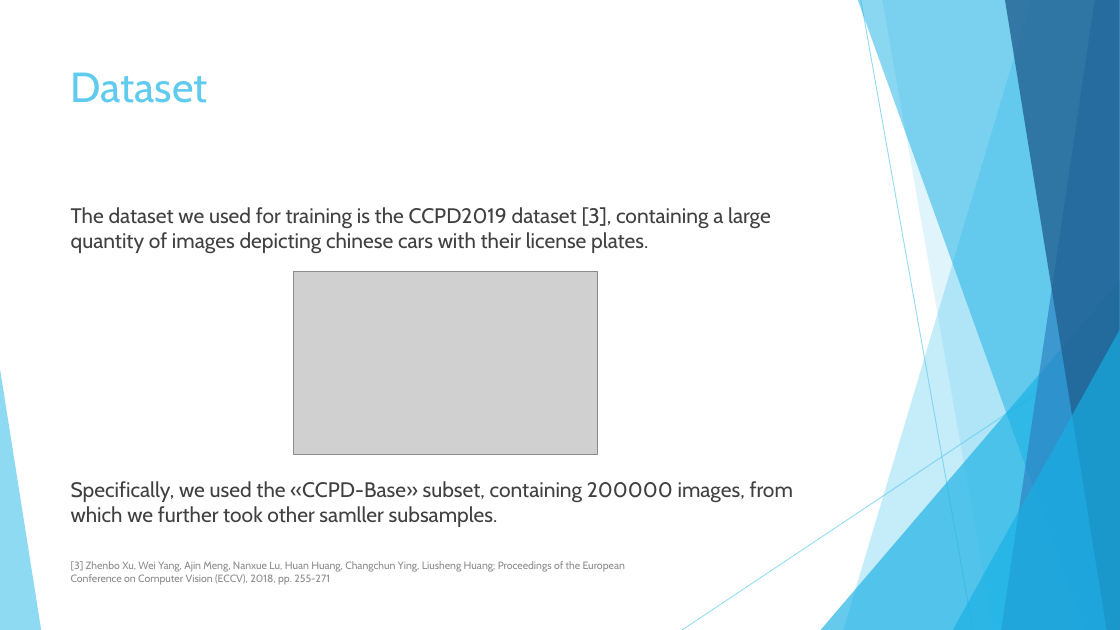
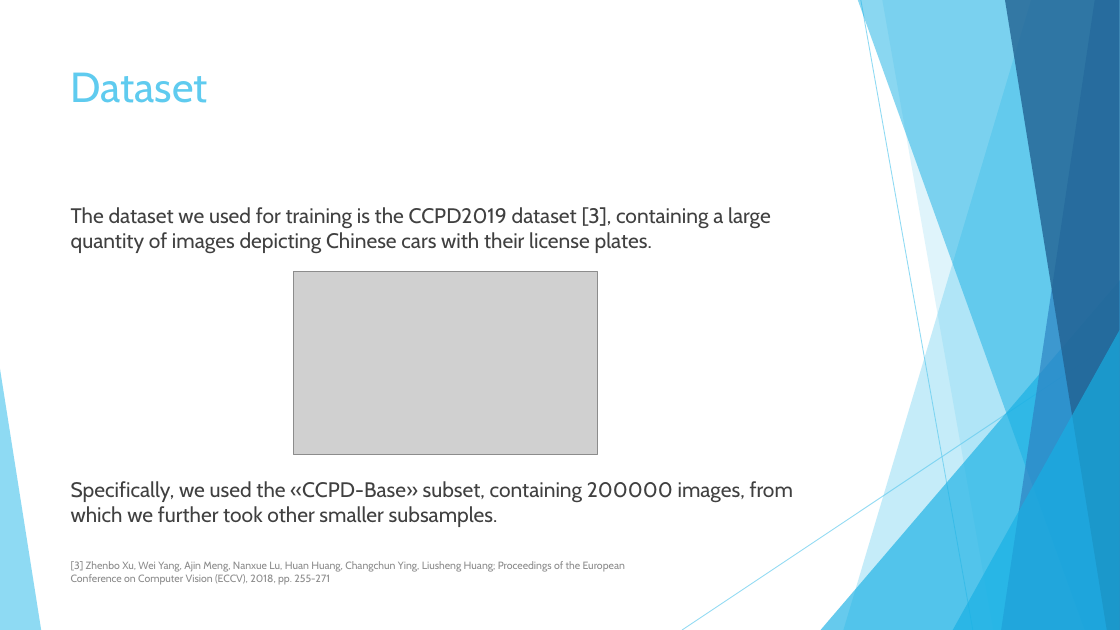
Before and after one commit to onorio21/CV_License_plate_detection_recognition, a slide deck: slide 7 of LicensePlatePresentation.pptx. Drawn at 1120x630 pixels with LibreOffice and Linux fonts; fonts in the diff are those of the drawing; grey boxes stand for pictures. Boxes give left, top, right and bottom in pixels: in the first picture for what was removed or moved away, otherwise in the second. Text is boxed around its words. In the diff, an @@ line names an element or a change of style, - is before the commit and + after.

Commit message:
Updated presentation

```diff
--- a/LicensePlatePresentation.pptx
+++ b/LicensePlatePresentation.pptx
@@ text at box(71, 207, 771, 253): text changed @@
-The dataset we used for training is the CCPD2019 dataset [3], containing a large quantity of images depicting chinese cars with their license plates.
+The dataset we used for training is the CCPD2019 dataset [3], containing a large quantity of images depicting Chinese cars with their license plates.
@@ text at box(71, 481, 793, 527): text changed @@
-Specifically, we used the «CCPD-Base» subset, containing 200000 images, from which we further took other samller subsamples.
+Specifically, we used the «CCPD-Base» subset, containing 200000 images, from which we further took other smaller subsamples.
```
Also in this commit, not shown: 3 other slides changed, 8 slides added, 2 slides removed.
